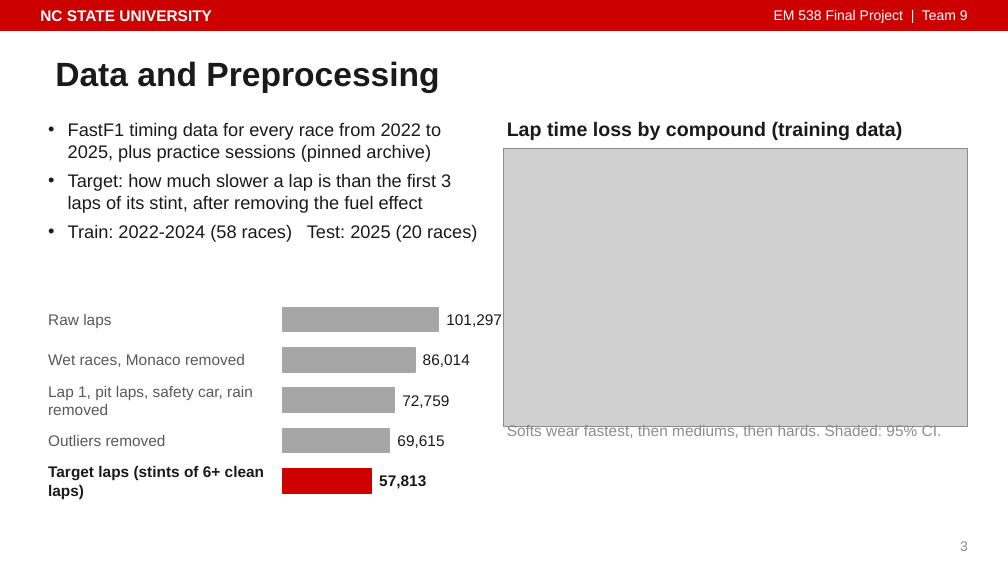
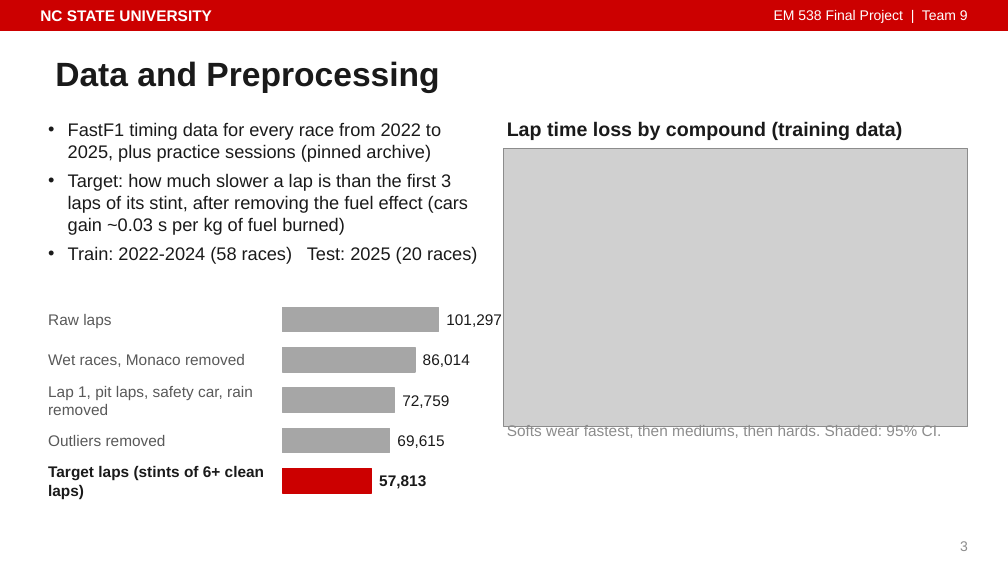
Before and after one commit to isaiahnick/f1-tire-degradation, a slide deck: slide 3 of reports/presentation/PitWall_Final_Presentation.pptx. Drawn at 1008x567 pixels with LibreOffice and Linux fonts; fonts in the diff are those of the drawing; grey boxes stand for pictures. Boxes give left, top, right and bottom in pixels: in the first picture for what was removed or moved away, otherwise in the second. Text is boxed around its words. In the diff, an @@ line names an element or a change of style, - is before the commit and + after.

```diff
--- a/reports/presentation/PitWall_Final_Presentation.pptx
+++ b/reports/presentation/PitWall_Final_Presentation.pptx
@@ text at (68, 173, 468, 235): text changed @@
-• Target: how much slower a lap is than the first 3 laps of its stint, after removing the fuel effect
+• Target: how much slower a lap is than the first 3 laps of its stint, after removing the fuel effect (cars gain ~0.03 s per kg of fuel burned)
```
Also in this commit, not shown: 2 other files.
